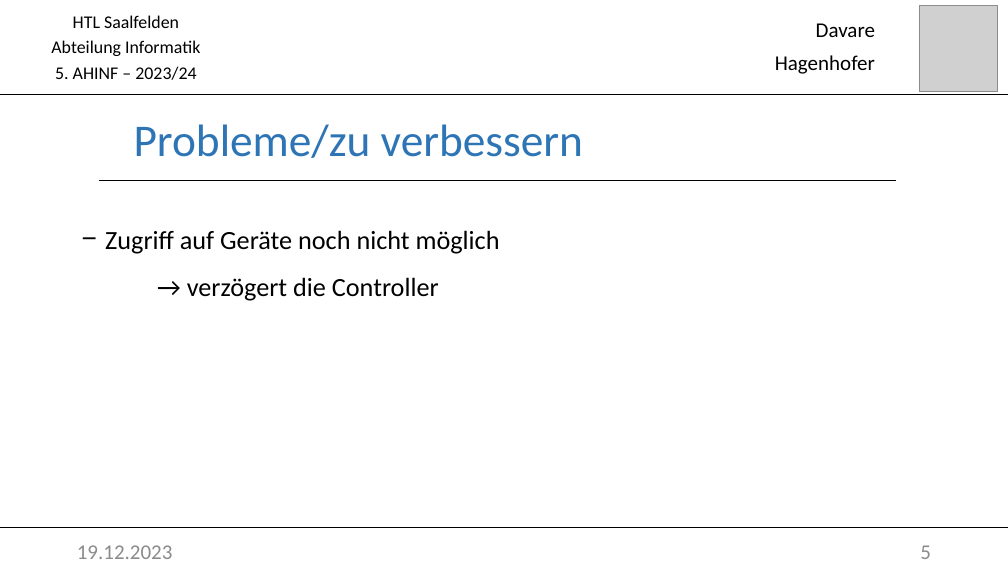
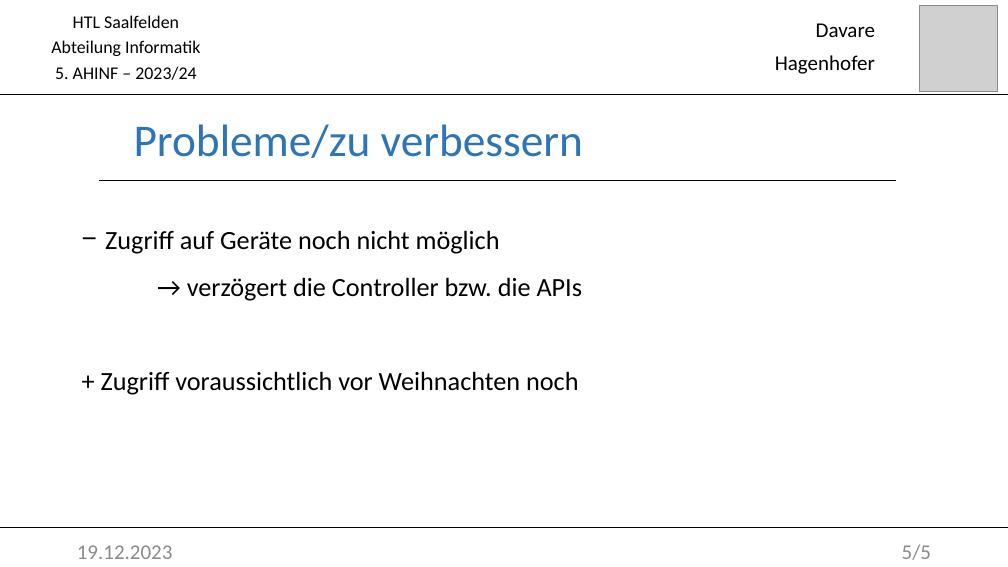
Before and after one commit to DavareDavare/GCM, a slide deck: slide 6 of Praesentation1812.pptx (slide 5 before the commit). Drawn at 1008x567 pixels with LibreOffice and Linux fonts; fonts in the diff are those of the drawing; grey boxes stand for pictures. Boxes give left, top, right and bottom in pixels: in the first picture for what was removed or moved away, otherwise in the second. Text is boxed around its words. In the diff, an @@ line names an element or a change of style, - is before the commit and + after.

```diff
--- a/Praesentation1812.pptx
+++ b/Praesentation1812.pptx
@@ text at bbox=[101, 277, 583, 395]: text changed @@
-→ verzögert die Controller
+→ verzögert die Controller bzw. die APIs
++ Zugriff voraussichtlich vor Weihnachten noch
@@ text at bbox=[902, 544, 931, 560]: text changed @@
-5
+5/5
```
Also in this commit, not shown: 4 other slides changed, 1 slide added, 1 other file.
